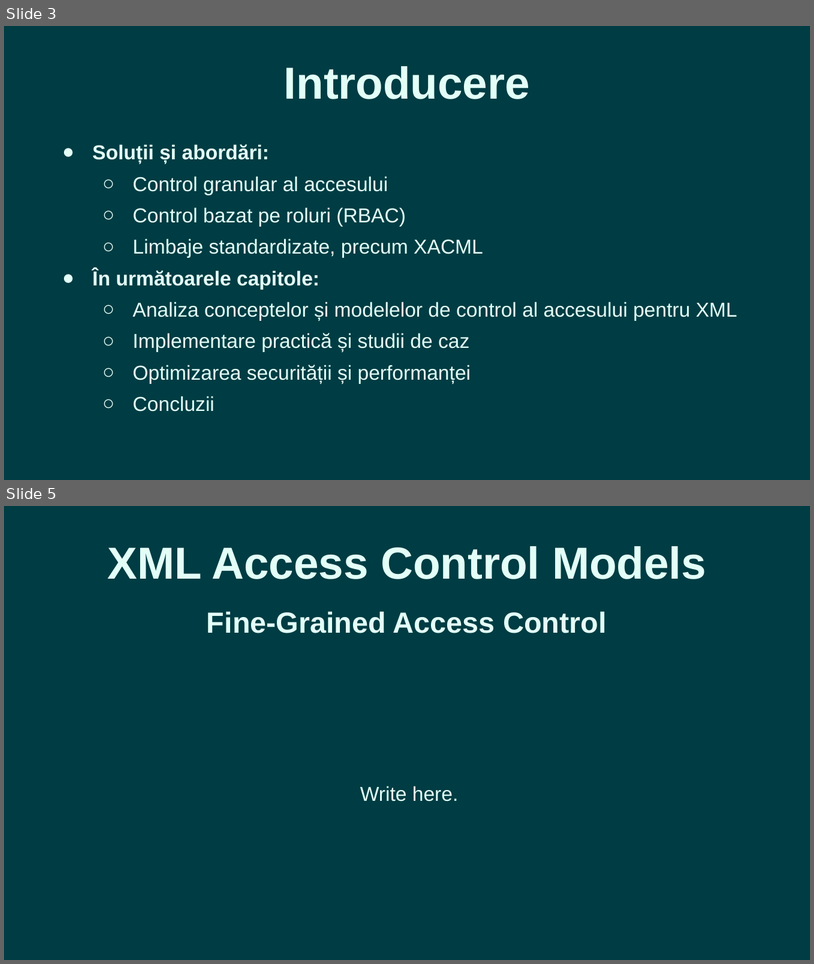
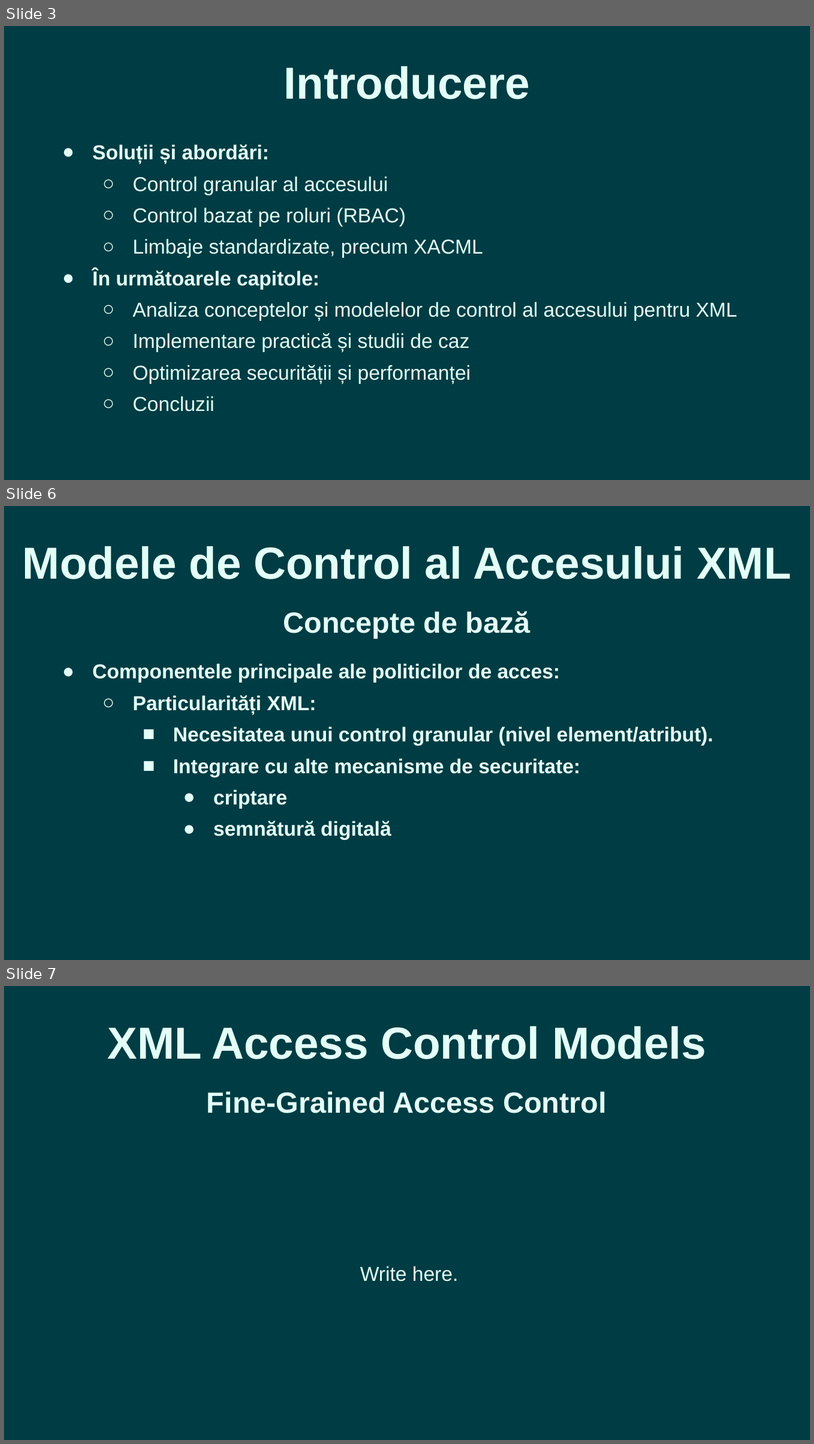
Before and after one commit to romantudorofficial/University_InformationSecurity, a slide deck: Access Control for XML - Presentation.pptx. Shown one above the other, each under a label of ours: slides 3 and 5 before the commit, slides 3, 6 and 7 after it; the slides between them are not shown. The pictures are 814x964 and 814x1444 pixels, drawn with LibreOffice and Linux fonts; fonts in the diff are those of the drawing. Boxes give left, top, right and bottom in pixels: in the first picture for what was removed or moved away, otherwise in the second. Text is boxed around its words. In the diff, an @@ line names an element or a change of style, - is before the commit and + after.

```diff
--- a/Access Control for XML - Presentation.pptx
+++ b/Access Control for XML - Presentation.pptx
@@ slide 6 added at (x1=4, y1=506, x2=810, y2=960), background #003C43 @@
@@ text added at (x1=23, y1=546, x2=791, y2=579), 40 pt, text #E3FEF7, bold @@
+Modele de Control al Accesului XML
@@ text added at (x1=283, y1=611, x2=531, y2=639), 26 pt, text #E3FEF7, bold @@
+Concepte de bază
@@ text added at (x1=92, y1=663, x2=714, y2=840), 18 pt, text #E3FEF7, bold @@
+● Componentele principale ale politicilor de acces:
+  ○ Particularități XML:
+    ■ Necesitatea unui control granular (nivel element/atribut).
+    ■ Integrare cu alte mecanisme de securitate:
+      ● criptare
+      ● semnătură digitală
@@ what was slide 5 is now slide 7 @@
```
Also in this commit, not shown: 2 other slides added, 1 slide removed, 3 other files.
